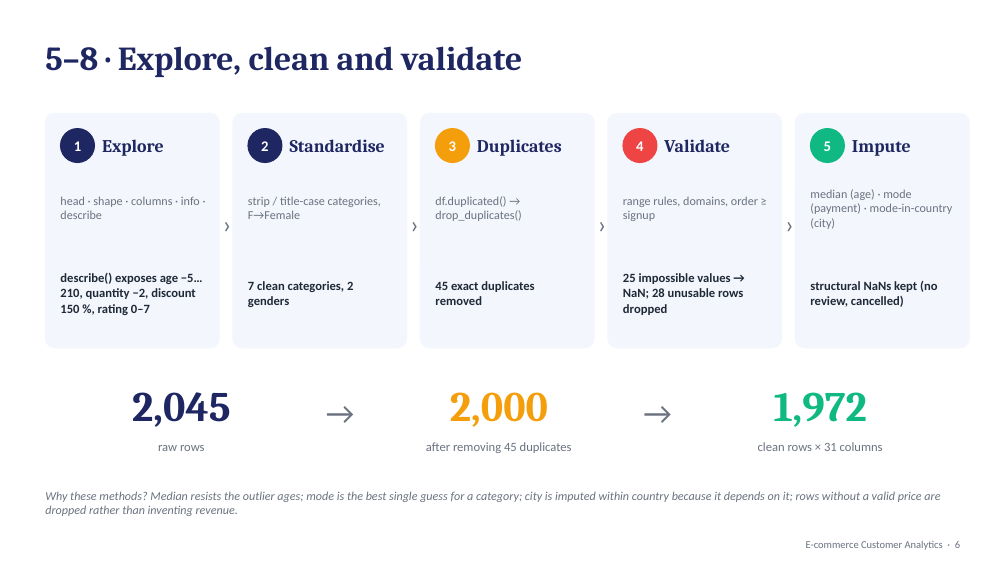
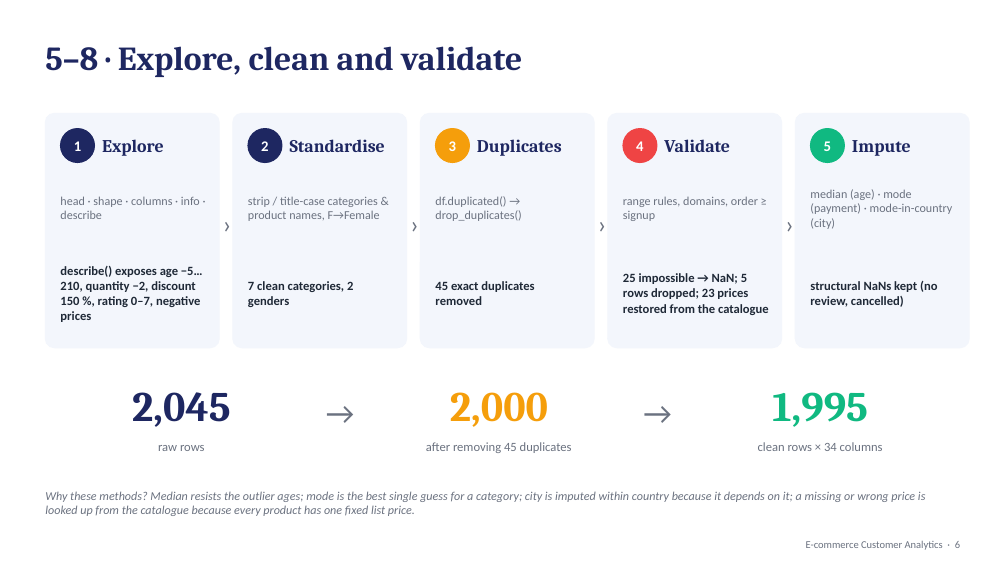
Before and after one commit to hinrithisak-eng/ecommerce-customer-analytics, a slide deck: slide 6 of docs/presentation.pptx. Drawn at 1008x567 pixels with LibreOffice and Linux fonts; fonts in the diff are those of the drawing. Boxes give left, top, right and bottom in pixels: in the first picture for what was removed or moved away, otherwise in the second. Text is boxed around its words. In the diff, an @@ line names an element or a change of style, - is before the commit and + after.

```diff
--- a/docs/presentation.pptx
+++ b/docs/presentation.pptx
@@ text at bbox=[248, 197, 380, 221]: text changed @@
-strip / title-case categories, F→Female
+strip / title-case categories & product names, F→Female
@@ text at bbox=[60, 266, 203, 322]: text changed @@
-describe() exposes age −5…210, quantity −2, discount 150 %, rating 0–7
+describe() exposes age −5…210, quantity −2, discount 150 %, rating 0–7, negative prices
@@ text at bbox=[623, 273, 769, 315]: text changed @@
-25 impossible values → NaN; 28 unusable rows dropped
+25 impossible → NaN; 5 rows dropped; 23 prices restored from the catalogue
@@ text at bbox=[772, 392, 868, 427]: text changed @@
-1,972
+1,995
@@ text at bbox=[758, 442, 883, 451]: text changed @@
-clean rows × 31 columns
+clean rows × 34 columns
@@ text at bbox=[45, 491, 925, 516]: text changed @@
-Why these methods? Median resists the outlier ages; mode is the best single guess for a category; city is imputed within country because it depends on it; rows without a valid price are dropped rather than inventing revenue.
+Why these methods? Median resists the outlier ages; mode is the best single guess for a category; city is imputed within country because it depends on it; a missing or wrong price is looked up from the catalogue because every product has one fixed list price.
```
Also in this commit, not shown: 14 other slides changed, 1 slide added, 38 other files.
